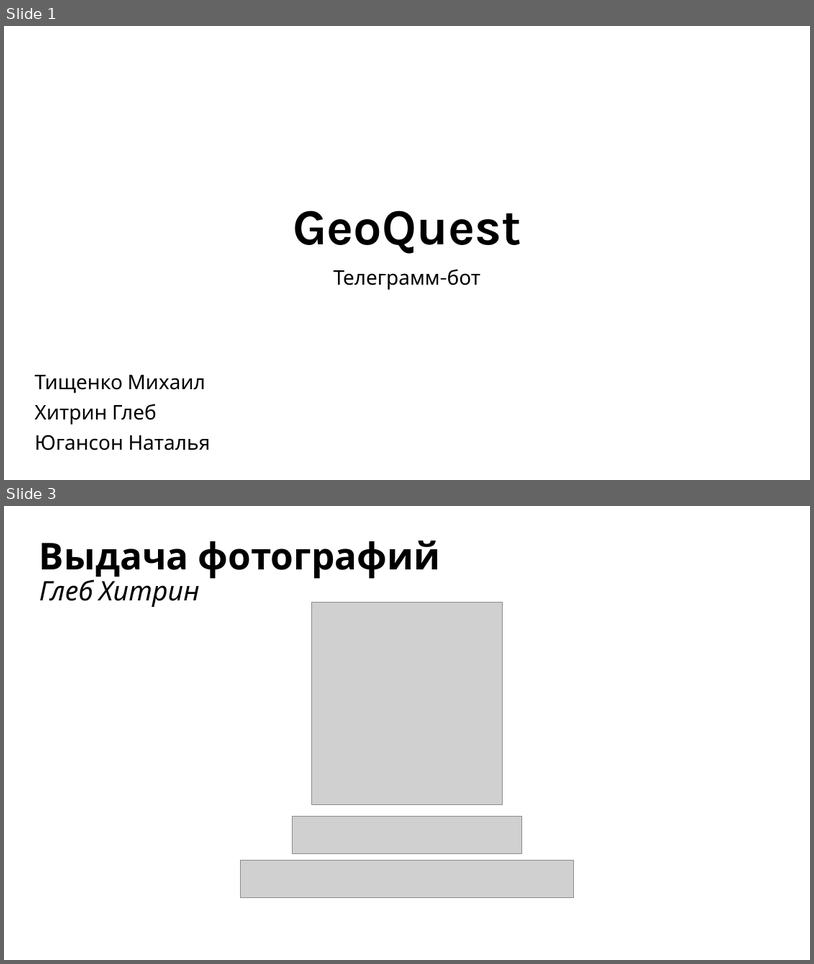
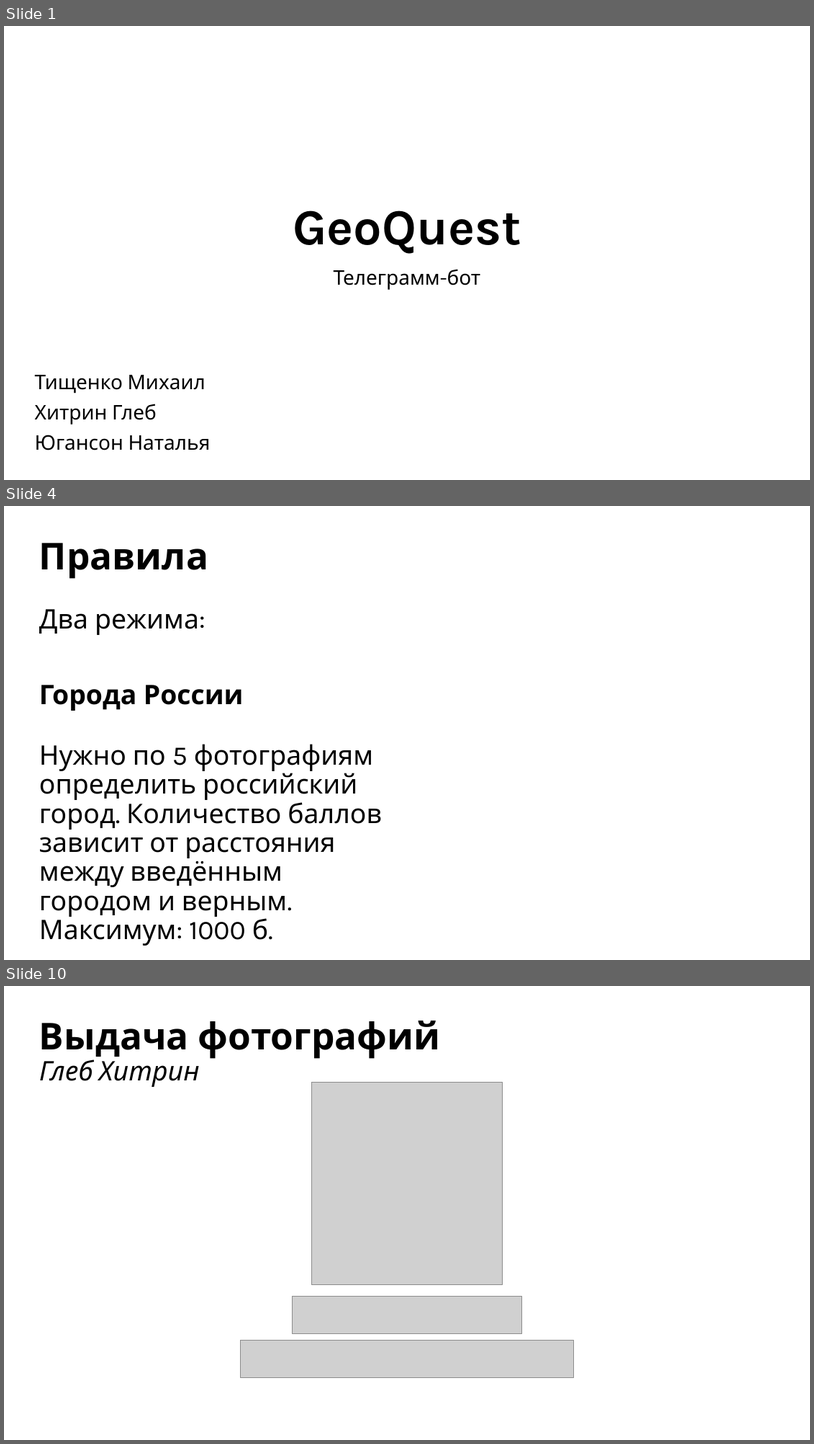
Before and after one commit to yugansonchik/GeoQuest, a slide deck: Презентация GeoQuest.pptx. Shown one above the other, each under a label of ours: slides 1 and 3 before the commit, slides 1, 4 and 10 after it; the slides between them are not shown. The pictures are 814x964 and 814x1444 pixels, drawn with LibreOffice and Linux fonts; fonts in the diff are those of the drawing; grey boxes stand for pictures. Boxes give left, top, right and bottom in pixels: in the first picture for what was removed or moved away, otherwise in the second. Text is boxed around its words. In the diff, an @@ line names an element or a change of style, - is before the commit and + after.

```diff
--- a/Презентация GeoQuest.pptx
+++ b/Презентация GeoQuest.pptx
@@ slide 4 added at (4, 506, 810, 960), background #FFFFFF @@
@@ title added at (39, 543, 208, 579), 44 pt, text #000000, bold @@
+Правила
@@ text added at (39, 609, 199, 635), 32 pt, text #000000 @@
+Два режима:
@@ text added at (39, 685, 244, 710), 32 pt, text #000000, bold @@
+Города России
@@ text added at (39, 744, 382, 945), 32 pt, text #000000 @@
+Нужно по 5 фотографиям определить российский город. Количество баллов зависит от расстояния между введённым городом и верным. Максимум: 1000 б.
@@ what was slide 3 is now slide 10 @@
```
Also in this commit, not shown: 10 slides changed, 11 other slides added.
